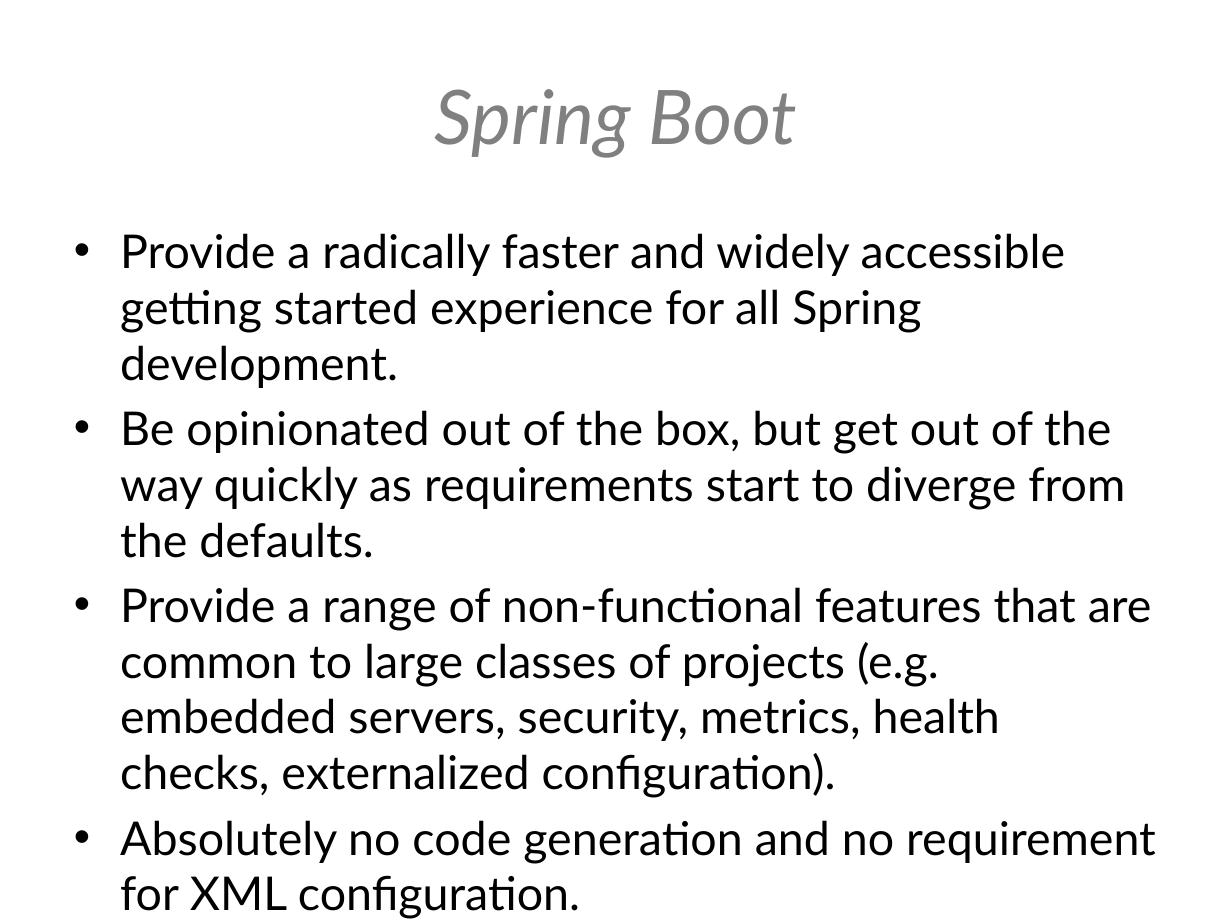
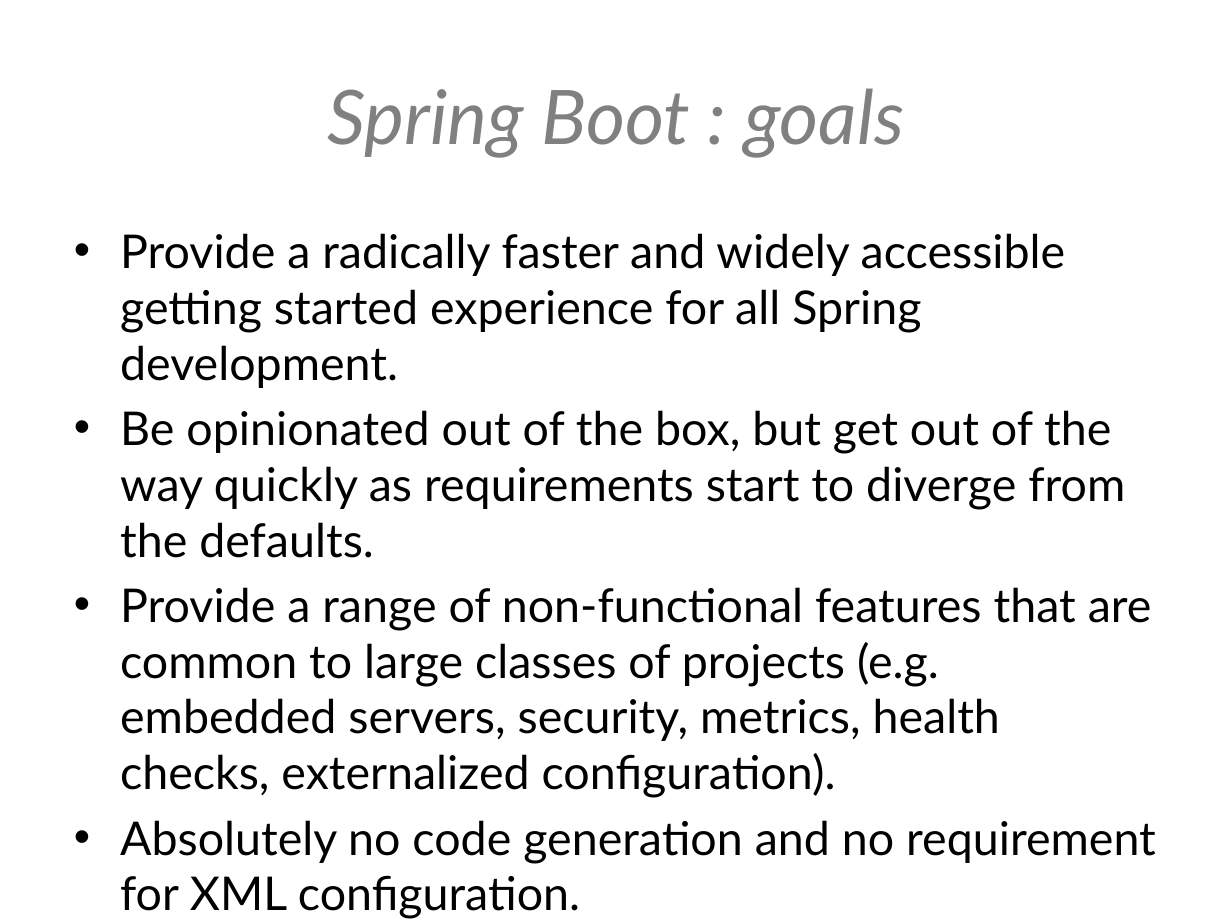
Before and after one commit to hawkeye-bot/springio2017, a slide deck: slide 4 of Spring boot - adapting to your environment.pptx. Drawn at 1232x924 pixels with LibreOffice and Linux fonts; fonts in the diff are those of the drawing; background and template pictures are left out. Boxes give left, top, right and bottom in pixels: in the first picture for what was removed or moved away, otherwise in the second. Text is boxed around its words. In the diff, an @@ line names an element or a change of style, - is before the commit and + after.

```diff
--- a/Spring boot - adapting to your environment.pptx
+++ b/Spring boot - adapting to your environment.pptx
@@ title at (327, 88, 904, 157): text changed @@
-Spring Boot
+Spring Boot : goals
```
Also in this commit, not shown: 12 other slides changed, 6 slides added.
